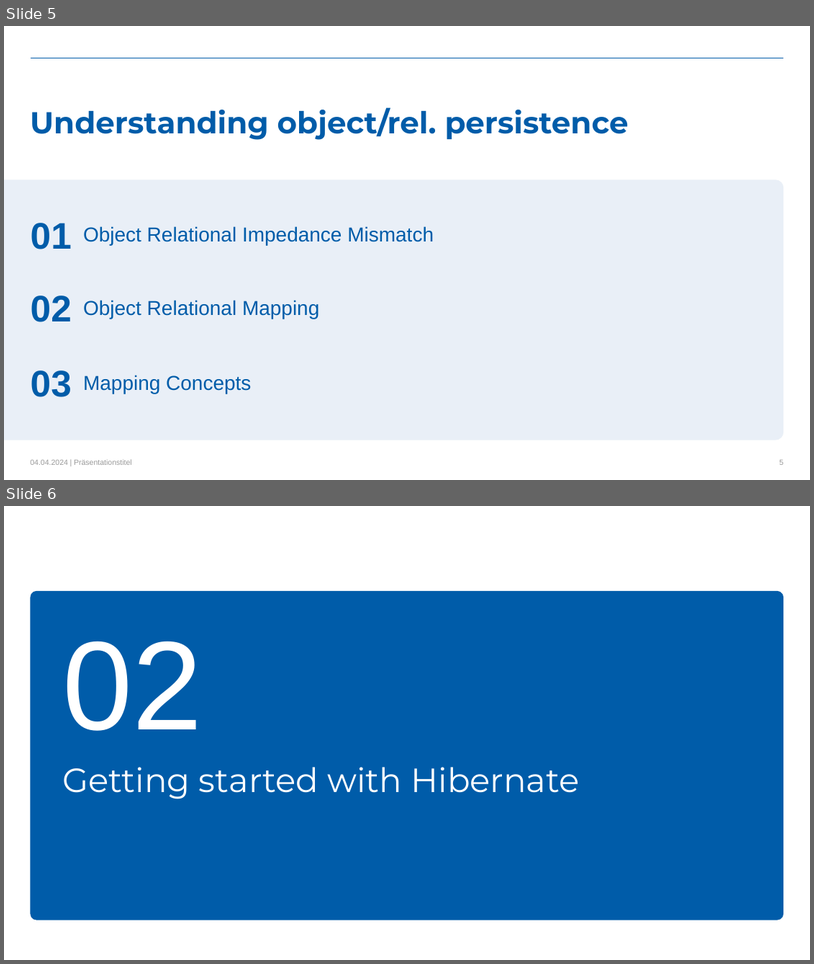
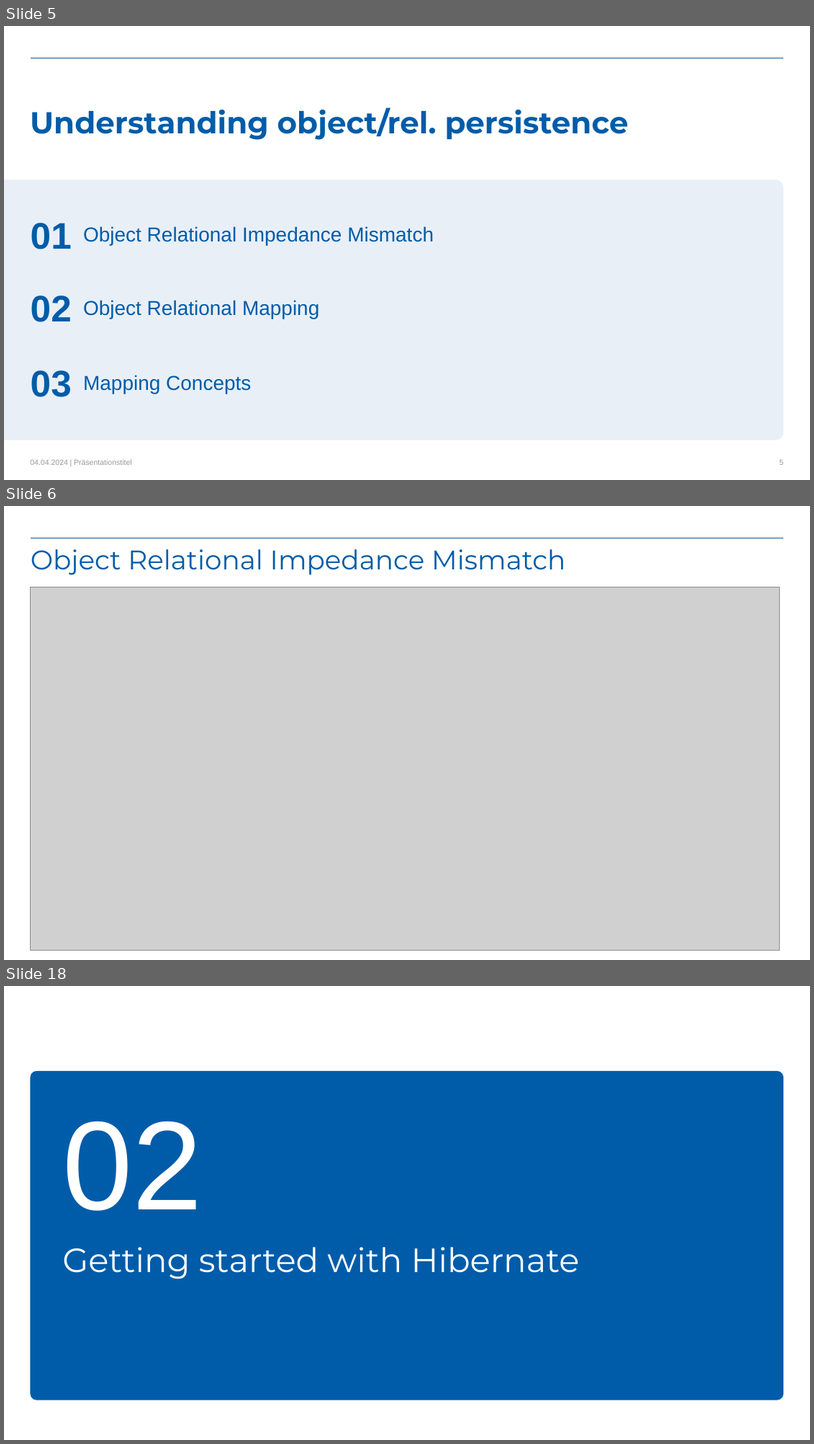
Before and after one commit to kovacivo/hibernate_basics, a slide deck: Hibernate_training-level_basic.pptx. Shown one above the other, each under a label of ours: slides 5 and 6 before the commit, slides 5, 6 and 18 after it; the slides between them are not shown. The pictures are 814x964 and 814x1444 pixels, drawn with LibreOffice and Linux fonts; fonts in the diff are those of the drawing; grey boxes stand for pictures; background and template pictures are left out. Boxes give left, top, right and bottom in pixels: in the first picture for what was removed or moved away, otherwise in the second. Text is boxed around its words. In the diff, an @@ line names an element or a change of style, - is before the commit and + after.

```diff
--- a/Hibernate_training-level_basic.pptx
+++ b/Hibernate_training-level_basic.pptx
@@ slide 6 added at box(4, 506, 810, 960), background #FFFFFF; not listed: 1 template element that a slide beside it also shows @@
@@ title added at box(31, 549, 566, 575), 32 pt, text #005CA9 @@
+Object Relational Impedance Mismatch
@@ picture added at box(31, 587, 780, 950) @@
@@ what was slide 6 is now slide 18 @@
```
Also in this commit, not shown: 2 slides changed, 24 other slides added.
